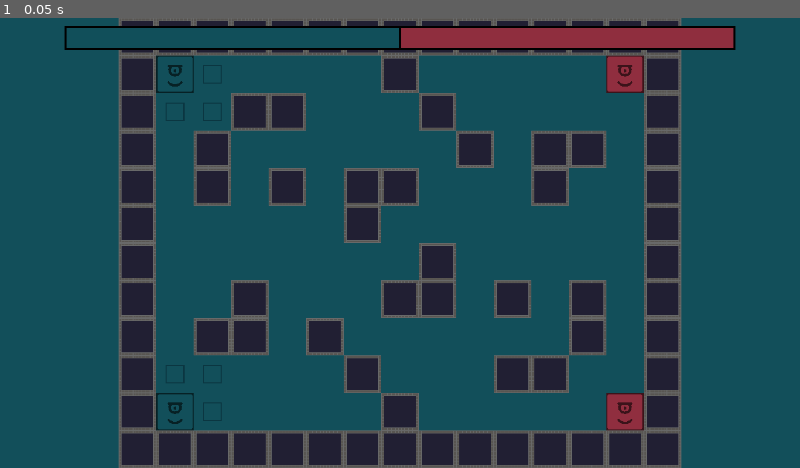
Above: before the commit, frame 1.
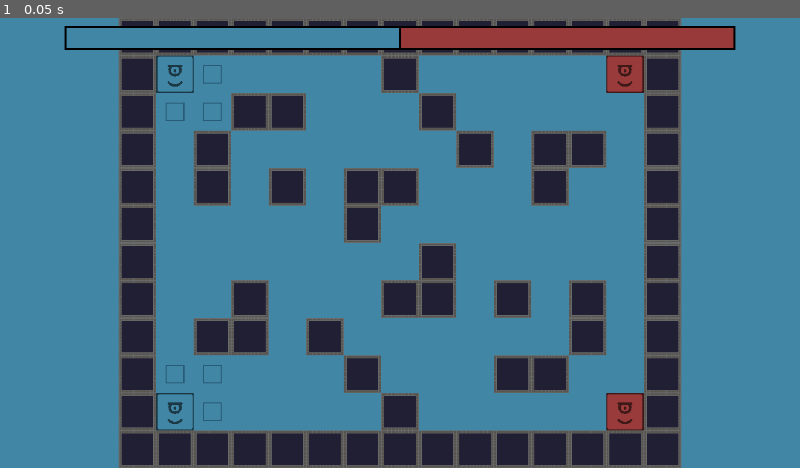
Above: after the commit, the same moment.

Repository: VoidScientist/Terrain-War
Game: Godot game, scene res://scenes/Game.tscn
Two runs of this game, one before a commit and one after it. Both use one fixed random seed, a clock stepped at 60 frames per second and the inputs below.
Inputs:
- Up to frame 1 (0.05 s): no input

The runs differ from the first frame. In frame 1, 70% of the frame differs, in the area x 0-100%, y 0-100%.

Commit message:
back to good colors
well at least legacy did that right

Diff:
--- a/scenes/Game.tscn
+++ b/scenes/Game.tscn
@@ -24,8 +24,8 @@
 
 [node name="PlayerService" type="Node2D" parent="."]
 script = ExtResource( 6 )
-player_1_col = Color( 0.0745098, 0.313726, 0.356863, 1 )
-player_2_col = Color( 0.568627, 0.184314, 0.25098, 1 )
+player_1_col = Color( 0.262745, 0.529412, 0.65098, 1 )
+player_2_col = Color( 0.607843, 0.235294, 0.235294, 1 )
 
 [node name="Camera2D" type="Camera2D" parent="."]
 current = true
